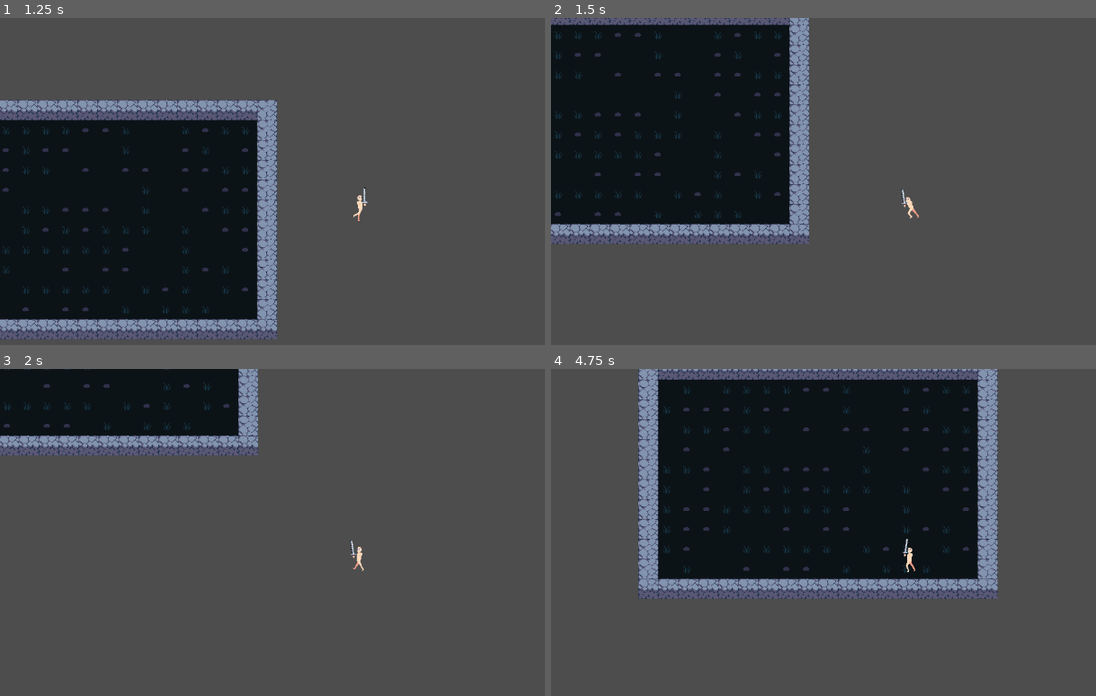
Above: before the commit, frames 1-4 (two rows, left to right).
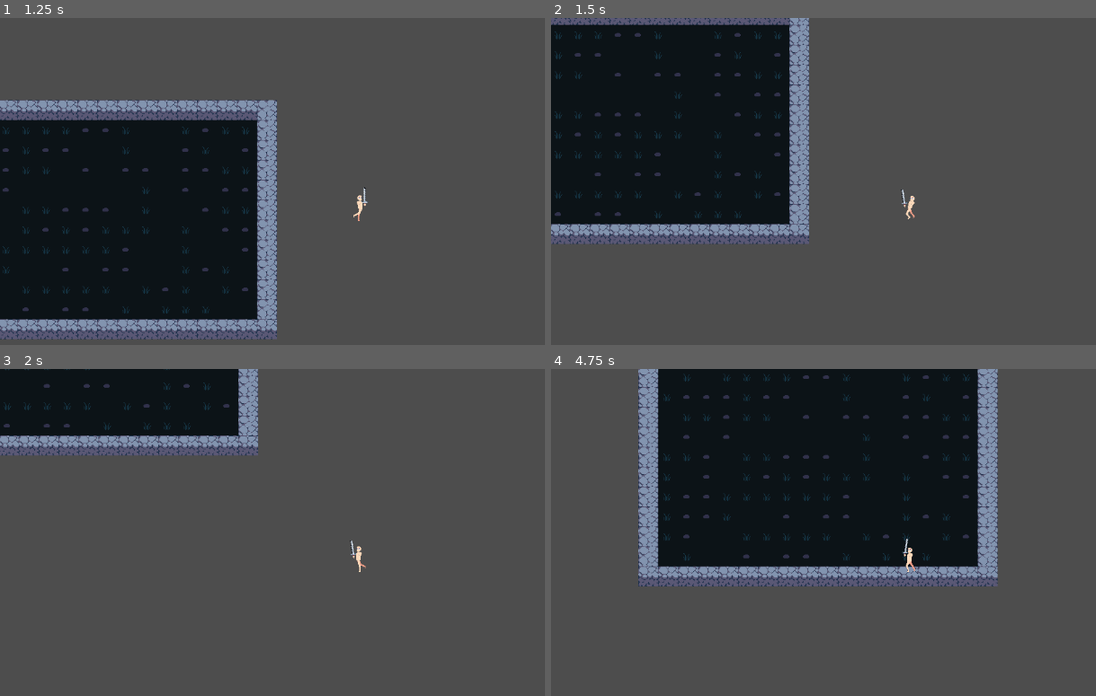
Above: after the commit, the same moments.

Repository: bertyom/Roguelike-Proj
Game: Godot game, scene res://Scene/test_map.tscn
Two runs of this game, one before a commit and one after it. Both use one fixed random seed, a clock stepped at 60 frames per second and the inputs below.
Inputs (mouse positions are in pixels of both pictures, inside the frame that each line leads up to):
- Up to frame 1 (1.25 s): tap Enter at 0.5 s; move the mouse to (517, 201) at 0.52 s; hold Keypad 6 (MOVE_RIGHT) from 0.53 s (still down); hold Shift (MOVE_SPRINT) from 0.53 s (still down)
- Up to frame 2 (1.5 s): move the mouse to (769, 240) at 1.27 s; release Keypad 6 (MOVE_RIGHT) at 1.28 s; release Shift (MOVE_SPRINT) at 1.28 s; hold Keypad 2 (MOVE_DOWN) from 1.28 s (still down); tap Space (MOVE_DASH) at 1.35 s
- Up to frame 3 (2 s): keep holding Keypad 2 (MOVE_DOWN); tap Shift (MOVE_SPRINT) at 1.55 s
- Up to frame 4 (4.75 s): move the mouse to (981, 483) at 2.02 s; release Keypad 2 (MOVE_DOWN) at 2.03 s; hold Keypad 6 (MOVE_RIGHT) 2.03-2.78 s; hold Shift (MOVE_SPRINT) 2.03-2.78 s; move the mouse to (872, 650) at 2.77 s; hold Keypad 8 (MOVE_UP) 2.78-3.53 s; click (872, 650) at 2.85 s; tap Shift (MOVE_SPRINT) at 3.05, 4.55 s; move the mouse to (outside the picture) at 3.52 s; hold Shift (MOVE_SPRINT) 3.53-4.28 s; hold Keypad 4 (MOVE_LEFT) from 3.53 s (still down); move the mouse to (692, 509) at 4.27 s; tap Space (MOVE_DASH) at 4.35 s

Frame 1 is identical in both runs. In frame 2, less than 0.1% of the frame differs, in the area x 65-68%, y 54-62%; in frame 3, less than 0.1%; in frame 4, 12%, in the area x 16-83%, y 0-71%.

Commit message:
WIP Mostly working weapon logic

Diff:
--- a/Scene/Class/MeleeWeapon.gd
+++ b/Scene/Class/MeleeWeapon.gd
@@ -3,11 +3,3 @@
 
 func _init():
 	weapon_type = WeaponType.MELEE
-
-func _release_attack(mouse_vector: Vector2):
-	super.release_attack()
-	#perform_melee_attack()
-
-func perform_melee_attack():
-	#In case I need melee-specific logic in future
-	pass
--- a/Scene/Class/Weapon.gd
+++ b/Scene/Class/Weapon.gd
@@ -1,5 +1,9 @@
 extends Node2D
 class_name Weapon
+
+#emitted via animation player
+signal attack_windup
+signal attack_ended
 
 enum WeaponType {MELEE, RANGED}
 enum WeaponState {IDLE, WINDUP, ATTACKING, COOLDOWN}
@@ -14,6 +18,7 @@
 @onready var animation_player: AnimationPlayer = $AnimationPlayer
 @onready var attack_timer: Timer = $AttackTimer
 @onready var animation_state_machine = animation_tree["parameters/playback"]
+@onready var weapon_manager = get_parent()
 
 var last_direction: String
 var attack_direction: String
@@ -21,8 +26,9 @@
 
 func _ready():
 	attack_timer.wait_time = attack_cooldown
-	attack_timer.one_shot = true
 	attack_timer.connect("timeout", on_attack_timer_timeout)
+	connect("attack_windup", weapon_manager._on_weapon_windup_started)
+	connect("attack_ended", weapon_manager._on_weapon_attack_ended)
 
 func update_weapon_rotation(mouse_vector: Vector2):
 	var new_direction = "Right" if mouse_vector.x >= 0 else "Left"
@@ -36,25 +42,26 @@
 		animation_state_machine.travel("Weapon"+new_direction)
 		last_direction = new_direction
 
+#FIXME is_stopped is a crutch, fix the fucking cooldown state
 func start_windup(mouse_vector: Vector2):
-	if current_state != WeaponState.IDLE:
+	if current_state != WeaponState.IDLE or !attack_timer.is_stopped():
 		return
-
-	current_state = WeaponState.WINDUP
-	attack_direction = "Right" if mouse_vector.x >= 0 else "Left"
-	attack_vector = mouse_vector
-	animation_tree.set("parameters/Windup"+attack_direction+"/blend_position", attack_vector)
-	animation_state_machine.travel("Windup"+attack_direction)
+	else:
+		current_state = WeaponState.WINDUP
+		attack_direction = "Right" if mouse_vector.x >= 0 else "Left"
+		attack_vector = mouse_vector
+		animation_tree.set("parameters/Windup"+attack_direction+"/blend_position", attack_vector)
+		animation_state_machine.travel("Windup"+attack_direction)
 
 func release_attack():
-	if current_state != WeaponState.WINDUP:
+	if current_state != WeaponState.WINDUP or !attack_timer.is_stopped():
 		return
+	else:
+		current_state = WeaponState.ATTACKING
+		animation_tree.set("parameters/Attack"+attack_direction+"/blend_position", attack_vector)
+		animation_state_machine.travel("Attack"+attack_direction)
+		attack_timer.start()
 
-	current_state = WeaponState.ATTACKING
-	animation_tree.set("parameters/Attack"+attack_direction+"/blend_position", attack_vector)
-	animation_state_machine.travel("Attack"+attack_direction)
-	attack_timer.start()
-
-
+#FIXME state automatically sets to IDLE when attackign animation ends, cannot find the cause yet
 func on_attack_timer_timeout():
 	current_state = WeaponState.IDLE
--- a/Scene/Entity/Player Weapons/Steel Sword.tscn
+++ b/Scene/Entity/Player Weapons/Steel Sword.tscn
@@ -71,6 +71,20 @@
 "update": 1,
 "values": [2, 3]
 }
+tracks/5/type = "method"
+tracks/5/imported = false
+tracks/5/enabled = true
+tracks/5/path = NodePath(".")
+tracks/5/interp = 1
+tracks/5/loop_wrap = true
+tracks/5/keys = {
+"times": PackedFloat32Array(0.4),
+"transitions": PackedFloat32Array(1),
+"values": [{
+"args": [&"attack_ended"],
+"method": &"emit_signal"
+}]
+}
 
 [sub_resource type="Animation" id="28"]
 resource_name = "Left_Attack_Bottom"
@@ -135,6 +149,20 @@
 "update": 1,
 "values": [2, 3]
 }
+tracks/5/type = "method"
+tracks/5/imported = false
+tracks/5/enabled = true
+tracks/5/path = NodePath(".")
+tracks/5/interp = 1
+tracks/5/loop_wrap = true
+tracks/5/keys = {
+"times": PackedFloat32Array(0.4),
+"transitions": PackedFloat32Array(1),
+"values": [{
+"args": [&"attack_ended"],
+"method": &"emit_signal"
+}]
+}
 
 [sub_resource type="Animation" id="27"]
 resource_name = "Left_Attack_Top"
@@ -199,6 +227,20 @@
 "update": 1,
 "values": [2, 3]
 }
+tracks/5/type = "method"
+tracks/5/imported = false
+tracks/5/enabled = true
+tracks/5/path = NodePath(".")
+tracks/5/interp = 1
+tracks/5/loop_wrap = true
+tracks/5/keys = {
+"times": PackedFloat32Array(0.4),
+"transitions": PackedFloat32Array(1),
+"values": [{
+"args": [&"attack_ended"],
+"method": &"emit_signal"
+}]
+}
 
 [sub_resource type="Animation" id="4"]
 resource_name = "Left_Idle"
@@ -360,17 +402,31 @@
 "update": 0,
 "values": [Vector2(1, -1)]
 }
-tracks/3/type = "value"
+tracks/3/type = "method"
 tracks/3/imported = false
 tracks/3/enabled = true
-tracks/3/path = NodePath(".:current_state")
+tracks/3/path = NodePath(".")
 tracks/3/interp = 1
 tracks/3/loop_wrap = true
 tracks/3/keys = {
 "times": PackedFloat32Array(0),
 "transitions": PackedFloat32Array(1),
-"update": 1,
-"values": [1]
+"values": [{
+"args": [&"attack_windup"],
+"method": &"emit_signal"
+}]
+}
+tracks/4/type = "value"
+tracks/4/imported = false
+tracks/4/enabled = true
+tracks/4/path = NodePath(".:current_state")
+tracks/4/interp = 1
+tracks/4/loop_wrap = true
+tracks/4/keys = {
+"times": PackedFloat32Array(0, 0.3),
+"transitions": PackedFloat32Array(1, 1),
+"update": 1,
+"values": [1, 1]
 }
 
 [sub_resource type="Animation" id="40"]
@@ -412,17 +468,31 @@
 "update": 0,
 "values": [Vector2(1, -1)]
 }
-tracks/3/type = "value"
+tracks/3/type = "method"
 tracks/3/imported = false
 tracks/3/enabled = true
-tracks/3/path = NodePath(".:current_state")
+tracks/3/path = NodePath(".")
 tracks/3/interp = 1
 tracks/3/loop_wrap = true
 tracks/3/keys = {
 "times": PackedFloat32Array(0),
 "transitions": PackedFloat32Array(1),
-"update": 1,
-"values": [1]
+"values": [{
+"args": [&"attack_windup"],
+"method": &"emit_signal"
+}]
+}
+tracks/4/type = "value"
+tracks/4/imported = false
+tracks/4/enabled = true
+tracks/4/path = NodePath(".:current_state")
+tracks/4/interp = 1
+tracks/4/loop_wrap = true
+tracks/4/keys = {
+"times": PackedFloat32Array(0, 0.3),
+"transitions": PackedFloat32Array(1, 1),
+"update": 1,
+"values": [1, 1]
 }
 
 [sub_resource type="Animation" id="41"]
@@ -464,56 +534,31 @@
 "update": 0,
 "values": [Vector2(1, -1)]
 }
-tracks/3/type = "value"
+tracks/3/type = "method"
 tracks/3/imported = false
 tracks/3/enabled = true
-tracks/3/path = NodePath(".:current_state")
+tracks/3/path = NodePath(".")
 tracks/3/interp = 1
 tracks/3/loop_wrap = true
 tracks/3/keys = {
 "times": PackedFloat32Array(0),
 "transitions": PackedFloat32Array(1),
-"update": 1,
-"values": [1]
-}
-
-[sub_resource type="Animation" id="39"]
-length = 0.001
-tracks/0/type = "value"
-tracks/0/imported = false
-tracks/0/enabled = false
-tracks/0/path = NodePath(".:rotation_degrees")
-tracks/0/interp = 1
-tracks/0/loop_wrap = true
-tracks/0/keys = {
-"times": PackedFloat32Array(0),
-"transitions": PackedFloat32Array(1),
-"update": 0,
-"values": [180.0]
-}
-tracks/1/type = "value"
-tracks/1/imported = false
-tracks/1/enabled = true
-tracks/1/path = NodePath("Sprite/Trail:visible")
-tracks/1/interp = 1
-tracks/1/loop_wrap = true
-tracks/1/keys = {
-"times": PackedFloat32Array(0),
-"transitions": PackedFloat32Array(1),
-"update": 1,
-"values": [false]
-}
-tracks/2/type = "value"
-tracks/2/imported = false
-tracks/2/enabled = true
-tracks/2/path = NodePath(".:current_state")
-tracks/2/interp = 1
-tracks/2/loop_wrap = true
-tracks/2/keys = {
-"times": PackedFloat32Array(0),
-"transitions": PackedFloat32Array(1),
-"update": 1,
-"values": [0]
+"values": [{
+"args": [&"attack_windup"],
+"method": &"emit_signal"
+}]
+}
+tracks/4/type = "value"
+tracks/4/imported = false
+tracks/4/enabled = true
+tracks/4/path = NodePath(".:current_state")
+tracks/4/interp = 1
+tracks/4/loop_wrap = true
+tracks/4/keys = {
+"times": PackedFloat32Array(0, 0.3),
+"transitions": PackedFloat32Array(1, 1),
+"update": 1,
+"values": [1, 1]
 }
 
 [sub_resource type="Animation" id="29"]
@@ -579,6 +624,20 @@
 "update": 1,
 "values": [2, 3]
 }
+tracks/5/type = "method"
+tracks/5/imported = false
+tracks/5/enabled = true
+tracks/5/path = NodePath(".")
+tracks/5/interp = 1
+tracks/5/loop_wrap = true
+tracks/5/keys = {
+"times": PackedFloat32Array(0.4),
+"transitions": PackedFloat32Array(1),
+"values": [{
+"args": [&"attack_ended"],
+"method": &"emit_signal"
+}]
+}
 
 [sub_resource type="Animation" id="31"]
 resource_name = "Right_Attack_Bottom"
@@ -643,6 +702,20 @@
 "update": 1,
 "values": [2, 3]
 }
+tracks/5/type = "method"
+tracks/5/imported = false
+tracks/5/enabled = true
+tracks/5/path = NodePath(".")
+tracks/5/interp = 1
+tracks/5/loop_wrap = true
+tracks/5/keys = {
+"times": PackedFloat32Array(0.4),
+"transitions": PackedFloat32Array(1),
+"values": [{
+"args": [&"attack_ended"],
+"method": &"emit_signal"
+}]
+}
 
 [sub_resource type="Animation" id="30"]
 resource_name = "Right_Attack_Top"
@@ -707,6 +780,20 @@
 "update": 1,
 "values": [2, 3]
 }
+tracks/5/type = "method"
+tracks/5/imported = false
+tracks/5/enabled = true
+tracks/5/path = NodePath(".")
+tracks/5/interp = 1
+tracks/5/loop_wrap = true
+tracks/5/keys = {
+"times": PackedFloat32Array(0.4),
+"transitions": PackedFloat32Array(1),
+"values": [{
+"args": [&"attack_ended"],
+"method": &"emit_signal"
+}]
+}
 
 [sub_resource type="Animation" id="1"]
 resource_name = "Right_Idle"
@@ -867,17 +954,31 @@
 "update": 0,
 "values": [Vector2(1, 1)]
 }
-tracks/3/type = "value"
+tracks/3/type = "method"
 tracks/3/imported = false
 tracks/3/enabled = true
-tracks/3/path = NodePath(".:current_state")
+tracks/3/path = NodePath(".")
 tracks/3/interp = 1
 tracks/3/loop_wrap = true
 tracks/3/keys = {
 "times": PackedFloat32Array(0),
 "transitions": PackedFloat32Array(1),
-"update": 1,
-"values": [1]
+"values": [{
+"args": [&"attack_windup"],
+"method": &"emit_signal"
+}]
+}
+tracks/4/type = "value"
+tracks/4/imported = false
+tracks/4/enabled = true
+tracks/4/path = NodePath(".:current_state")
+tracks/4/interp = 1
+tracks/4/loop_wrap = true
+tracks/4/keys = {
+"times": PackedFloat32Array(0, 0.3),
+"transitions": PackedFloat32Array(1, 1),
+"update": 1,
+"values": [1, 1]
 }
 
 [sub_resource type="Animation" id="44"]
@@ -919,17 +1020,31 @@
 "update": 0,
 "values": [Vector2(1, 1)]
 }
-tracks/3/type = "value"
+tracks/3/type = "method"
 tracks/3/imported = false
 tracks/3/enabled = true
-tracks/3/path = NodePath(".:current_state")
+tracks/3/path = NodePath(".")
 tracks/3/interp = 1
 tracks/3/loop_wrap = true
 tracks/3/keys = {
 "times": PackedFloat32Array(0),
 "transitions": PackedFloat32Array(1),
-"update": 1,
-"values": [1]
+"values": [{
+"args": [&"attack_windup"],
+"method": &"emit_signal"
+}]
+}
+tracks/4/type = "value"
+tracks/4/imported = false
+tracks/4/enabled = true
+tracks/4/path = NodePath(".:current_state")
+tracks/4/interp = 1
+tracks/4/loop_wrap = true
+tracks/4/keys = {
+"times": PackedFloat32Array(0, 0.3),
+"transitions": PackedFloat32Array(1, 1),
+"update": 1,
+"values": [1, 1]
 }
 
 [sub_resource type="Animation" id="43"]
@@ -971,17 +1086,31 @@
 "update": 0,
 "values": [Vector2(1, 1)]
 }
-tracks/3/type = "value"
+tracks/3/type = "method"
 tracks/3/imported = false
 tracks/3/enabled = true
-tracks/3/path = NodePath(".:current_state")
+tracks/3/path = NodePath(".")
 tracks/3/interp = 1
 tracks/3/loop_wrap = true
 tracks/3/keys = {
 "times": PackedFloat32Array(0),
 "transitions": PackedFloat32Array(1),
-"update": 1,
-"values": [1]
+"values": [{
+"args": [&"attack_windup"],
+"method": &"emit_signal"
+}]
+}
+tracks/4/type = "value"
+tracks/4/imported = false
+tracks/4/enabled = true
+tracks/4/path = NodePath(".:current_state")
+tracks/4/interp = 1
+tracks/4/loop_wrap = true
+tracks/4/keys = {
+"times": PackedFloat32Array(0, 0.3),
+"transitions": PackedFloat32Array(1, 1),
+"update": 1,
+"values": [1, 1]
 }
 
 [sub_resource type="AnimationLibrary" id="AnimationLibrary_dv4oy"]
@@ -995,7 +1124,6 @@
 "Left_Windup": SubResource("38"),
 "Left_Windup_Bottom": SubResource("40"),
 "Left_Windup_Top": SubResource("41"),
-"RESET": SubResource("39"),
 "Right_Attack": SubResource("29"),
 "Right_Attack_Bottom": SubResource("31"),
 "Right_Attack_Top": SubResource("30"),
@@ -1138,7 +1266,7 @@
 states/AttackRight/node = SubResource("AnimationNodeBlendSpace2D_evp6x")
 states/AttackRight/position = Vector2(689, 267)
 states/End/position = Vector2(1159, 497)
-states/Start/position = Vector2(428, 11)
+states/Start/position = Vector2(555, 14)
 states/WeaponLeft/node = SubResource("AnimationNodeBlendSpace2D_t37k0")
 states/WeaponLeft/position = Vector2(428, 130)
 states/WeaponRight/node = SubResource("AnimationNodeBlendSpace2D_n70dp")
@@ -1148,7 +1276,7 @@
 states/WindupRight/node = SubResource("AnimationNodeBlendSpace2D_wa8dc")
 states/WindupRight/position = Vector2(880, 196)
 transitions = ["Start", "WeaponLeft", SubResource("AnimationNodeStateMachineTransition_sxnb2"), "WeaponLeft", "WindupLe …(672 unchanged characters)…
-graph_offset = Vector2(-27, -63)
+graph_offset = Vector2(-32, -51)
 
 [node name="Steel Sword" type="Marker2D"]
 rotation = 1.98867
@@ -1178,6 +1306,7 @@
 disabled = true
 
 [node name="AttackTimer" type="Timer" parent="."]
+process_callback = 0
 wait_time = 0.4
 one_shot = true
 
@@ -1195,3 +1324,5 @@
 parameters/WeaponRight/blend_position = Vector2(0, 0)
 parameters/WindupLeft/blend_position = Vector2(-0.240913, 0.0788177)
 parameters/WindupRight/blend_position = Vector2(0, 0)
+
+[connection signal="timeout" from="AttackTimer" to="." method="_on_attack_timer_timeout"]
--- a/Scene/Entity/Player Weapons/weapon_manager.gd
+++ b/Scene/Entity/Player Weapons/weapon_manager.gd
@@ -1,11 +1,13 @@
 extends Node2D
 
 #var current_weapon: Weapon = null
+signal attack_state_changed(is_attacking: bool)
 
 @onready var player: CharacterBody2D = get_parent()
 @onready var current_weapon: Weapon = get_child(0) #Debug only
 
-var mouse_vector: Vector2 = Vector2.ZERO
+var mouse_vector:= Vector2.ZERO
+var is_attacking: set = set_attacking
 
 
 func _process(delta):
@@ -33,3 +35,15 @@
 func end_attack():
 	if current_weapon and current_weapon.current_state == Weapon.WeaponState.WINDUP:
 		current_weapon.release_attack()
+
+func set_attacking(value: bool):
+	if is_attacking != value:
+		is_attacking = value
+		emit_signal("attack_state_changed", is_attacking)
+		print("Attacking = " + str(is_attacking))
+
+func _on_weapon_windup_started():
+	set_attacking(true)
+
+func _on_weapon_attack_ended():
+	set_attacking(false)
--- a/Scene/Entity/player.gd
+++ b/Scene/Entity/player.gd
@@ -21,7 +21,8 @@
 @export var mouse_position := Vector2.ZERO
 @export var dash_direction := Vector2.ZERO
 @export var mouse_vector: = Vector2.ZERO
-@export var matching_directions: =  true
+@export var matching_directions:=  true
+@export var attack_lock_controls:= false
 
 # Node references
 @onready var body_animation_player := $Sprites/AnimationPlayer
@@ -36,6 +37,7 @@
 	dash_cooldown_timer.wait_time = dash_duration + dash_cooldown
 
 	dash_timer.connect("timeout", _on_dash_timer_timeout)
+	weapon_manager.connect("attack_state_changed", _on_attack_state_changed)
 
 func _physics_process(delta):
 	_handle_input()
@@ -49,12 +51,10 @@
 
 	if input_vector == Vector2.ZERO:
 		current_state = PlayerStates.IDLE
-	elif Input.is_action_pressed("MOVE_SPRINT"):
+	elif Input.is_action_pressed("MOVE_SPRINT") and !attack_lock_controls:
 		current_state = PlayerStates.SPRINT
 	else:
 		current_state = PlayerStates.WALK
-
-#FIXME Prevent dashing, flipping and whatever else during attack
 
 func _handle_input():
 	input_vector = Vector2(
@@ -75,43 +75,22 @@
 		current_state = PlayerStates.IDLE
 
 func _update_sprites_and_animations():
-	if mouse_vector.x >= 0:
-		body_sprite.flip_h = false
-	else:
-		body_sprite.flip_h = true
+	if !attack_lock_controls:
+		body_sprite.flip_h = mouse_vector.x < 0
+	var matching_directions = (input_vector.x >= 0) == (mouse_vector.x >= 0)
+	var matching_direction_animation = "" if matching_directions else "_Back"
 
-	if (input_vector.x > 0 and mouse_vector.x < 0) or (input_vector.x < 0 and mouse_vector.x > 0):
-		matching_directions = false
-	else:
-		matching_directions = true
-
+	var animation = "Idle"
 	match current_state:
-		PlayerStates.SPRINT:
-			if matching_directions:
-				body_animation_player.play("Walk")
-			else:
-				body_animation_player.play("Walk_Back")
-		PlayerStates.WALK:
-			if matching_directions:
-				body_animation_player.play("Walk")
-			else:
-				body_animation_player.play("Walk_Back")
+		PlayerStates.SPRINT, PlayerStates.WALK:
+			animation = "Walk"+matching_direction_animation
 		PlayerStates.DASH:
-			if matching_directions:
-				body_animation_player.play("Dash")
-			else:
-				body_animation_player.play("Dash_Back")
-		#FIXME Prevent switching left and right when attacking (lock the facing direction when initiated)
+			animation = "Dash"+matching_direction_animation
 		PlayerStates.ATTACK:
 			if input_vector != Vector2.ZERO:
-				if matching_directions:
-					body_animation_player.play("Walk")
-				else:
-					body_animation_player.play("Walk_Back")
-			else:
-				body_animation_player.play("Idle")
-		_:
-			body_animation_player.play("Idle")
+				animation = "Walk"+matching_direction_animation
+
+	body_animation_player.play(animation)
 
 #region Movement
 func _move():
@@ -130,17 +109,21 @@
 	move_and_slide()
 
 func _initiate_dash():
-	current_state = PlayerStates.DASH
+	if !attack_lock_controls:
+		current_state = PlayerStates.DASH
 
-	if input_vector != Vector2.ZERO:
-		dash_direction = input_vector
-	else:
-		dash_direction = (mouse_position - global_position).normalized()
+		if input_vector != Vector2.ZERO:
+			dash_direction = input_vector
+		else:
+			dash_direction = (mouse_position - global_position).normalized()
 
-	dash_timer.start()
-	dash_cooldown_timer.start()
+		dash_timer.start()
+		dash_cooldown_timer.start()
 
 func _on_dash_timer_timeout():
 	current_state = PlayerStates.IDLE
 	dash_direction = Vector2.ZERO
 #endregion
+
+func _on_attack_state_changed(is_attacking: bool):
+	attack_lock_controls = is_attacking
Not shown: 1 places in Scene/Entity/Player Weapons/Steel Sword.tscn that only renumber resources
